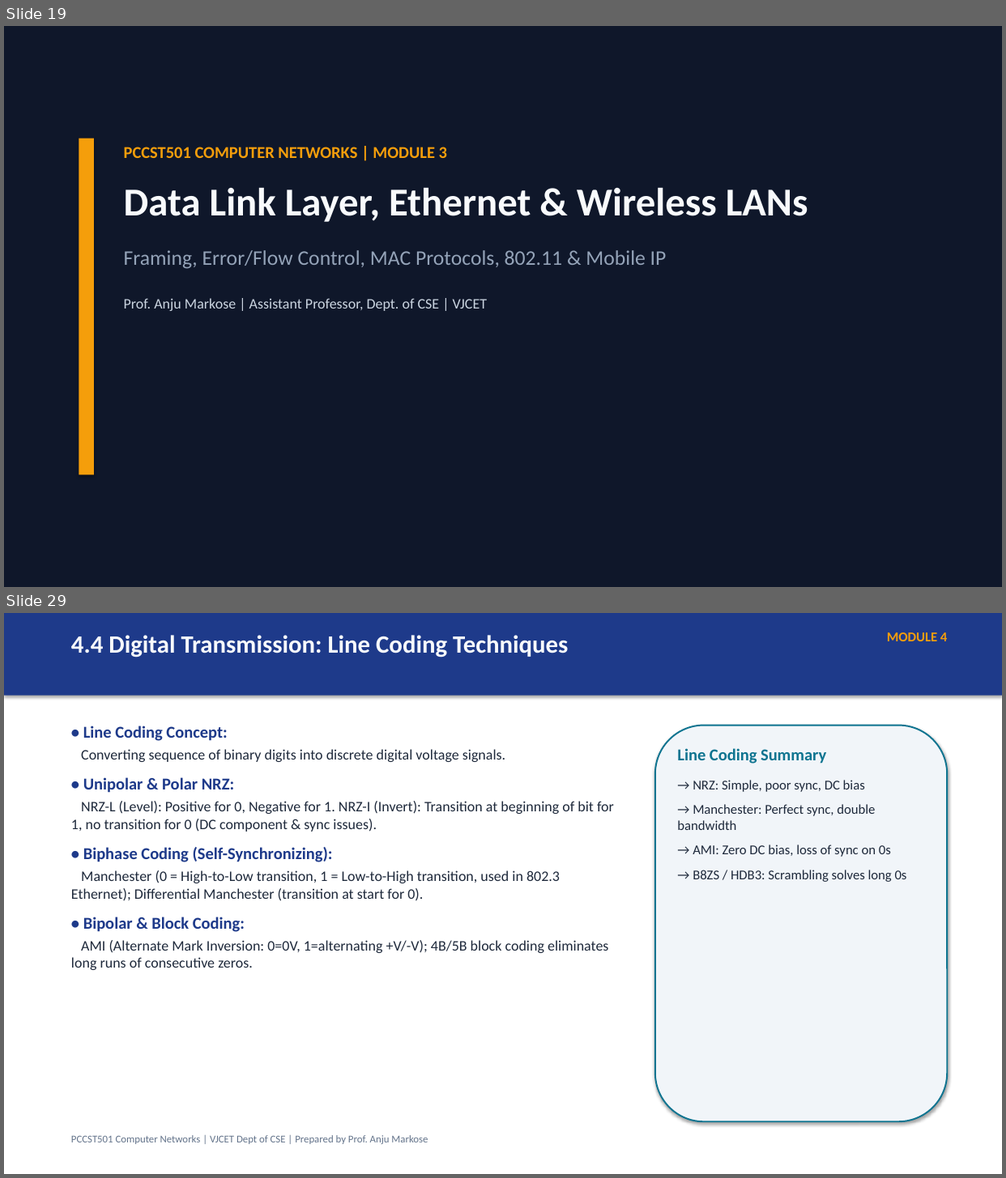
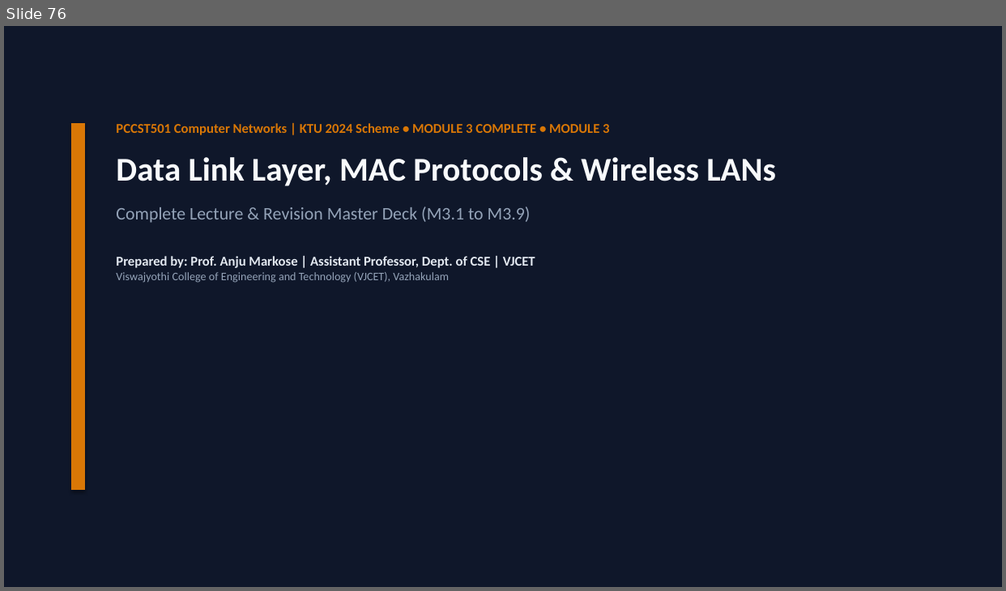
Before and after one commit to CSDVJCET/PCCST501-CN-2024, a slide deck: assets/ppts/PCCST501_Complete_Course_Deck.pptx. Shown one above the other, each under a label of ours: slides 19 and 29 before the commit, slide 76 after it; the slides between them are not shown. The pictures are 1006x1178 and 1006x591 pixels, drawn with LibreOffice and Linux fonts; fonts in the diff are those of the drawing. Boxes give left, top, right and bottom in pixels: in the first picture for what was removed or moved away, otherwise in the second. Text is boxed around its words. In the diff, an @@ line names an element or a change of style, - is before the commit and + after.

```diff
--- a/assets/ppts/PCCST501_Complete_Course_Deck.pptx
+++ b/assets/ppts/PCCST501_Complete_Course_Deck.pptx
@@ slide 29 removed at <box>4,613,1002,1174</box>, background #FFFFFF @@
@@ rectangle removed at <box>4,613,1002,696</box> @@
@@ text removed at <box>71,635,568,658</box> @@
-4.4 Digital Transmission: Line Coding Techniques
@@ text removed at <box>887,632,947,641</box> @@
-MODULE 4
@@ text removed at <box>71,726,614,970</box> @@
-• Line Coding Concept:
-Converting sequence of binary digits into discrete digital voltage signals.
-• Unipolar & Polar NRZ:
-NRZ-L (Level): Positive for 0, Negative for 1. NRZ-I (Invert): Transition at beginning of bit for 1, no transition for 0 (DC component & sync issues).
-• Biphase Coding (Self-Synchronizing):
-Manchester (0 = High-to-Low transition, 1 = Low-to-High transition, used in 802.3 Ethernet); Differential Manchester (transition at start for 0).
-• Bipolar & Block Coding:
-AMI (Alternate Mark Inversion: 0=0V, 1=alternating +V/-V); 4B/5B block coding eliminates long runs of consecutive zeros.
@@ rounded rectangle removed at <box>655,726,948,1122</box> @@
@@ text removed at <box>677,748,907,882</box> @@
-Line Coding Summary
-→ NRZ: Simple, poor sync, DC bias
-→ Manchester: Perfect sync, double bandwidth
-→ AMI: Zero DC bias, loss of sync on 0s
-→ B8ZS / HDB3: Scrambling solves long 0s
@@ text removed at <box>71,1135,428,1144</box> @@
-PCCST501 Computer Networks | VJCET Dept of CSE | Prepared by Prof. Anju Markose
@@ what was slide 19 is now slide 76 @@
@@ slide 76 changed as well @@
@@ rectangle: place and size @@
-rectangle at <box>79,139,94,476</box>
+rectangle at <box>71,123,85,490</box>
@@ rectangle at <box>71,123,85,490</box>: fill #F59E0B to #D97706 @@
@@ text at <box>116,123,776,283</box>: text changed; size 20 to 13 pt; bold on @@
-PCCST501 COMPUTER NETWORKS | MODULE 3
-Data Link Layer, Ethernet & Wireless LANs
-Framing, Error/Flow Control, MAC Protocols, 802.11 & Mobile IP
-Prof. Anju Markose | Assistant Professor, Dept. of CSE | VJCET
+PCCST501 Computer Networks | KTU 2024 Scheme • MODULE 3 COMPLETE • MODULE 3
+Data Link Layer, MAC Protocols & Wireless LANs
+Complete Lecture & Revision Master Deck (M3.1 to M3.9)
+Prepared by: Prof. Anju Markose | Assistant Professor, Dept. of CSE | VJCET
+Viswajyothi College of Engineering and Technology (VJCET), Vazhakulam
```
Also in this commit, not shown: 3 other slides changed, 123 slides added, 26 other slides removed, 54 other files.
